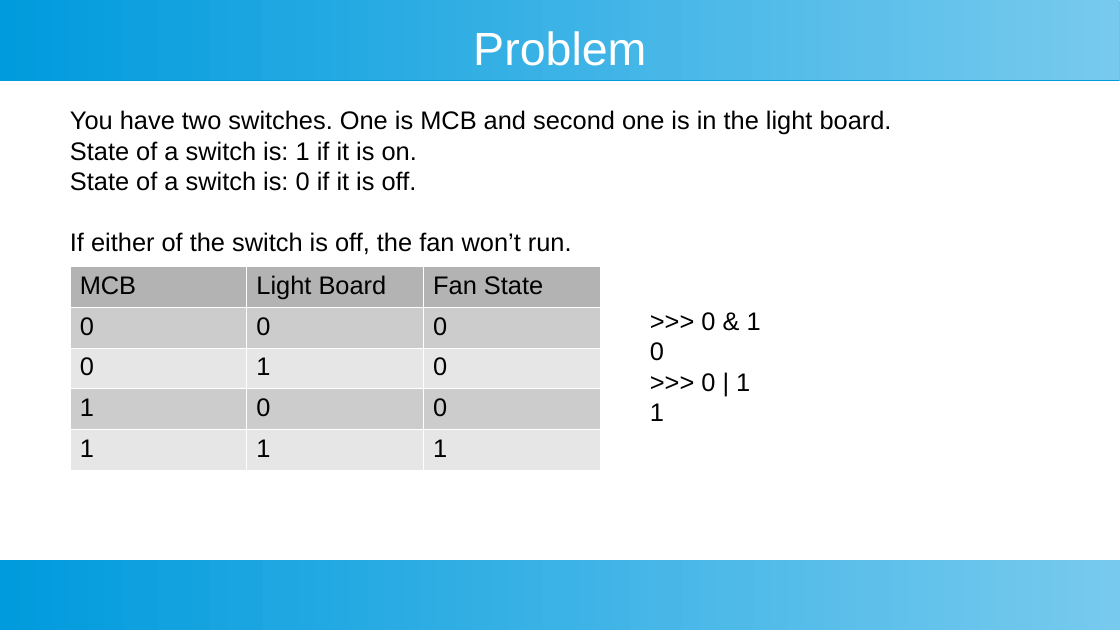
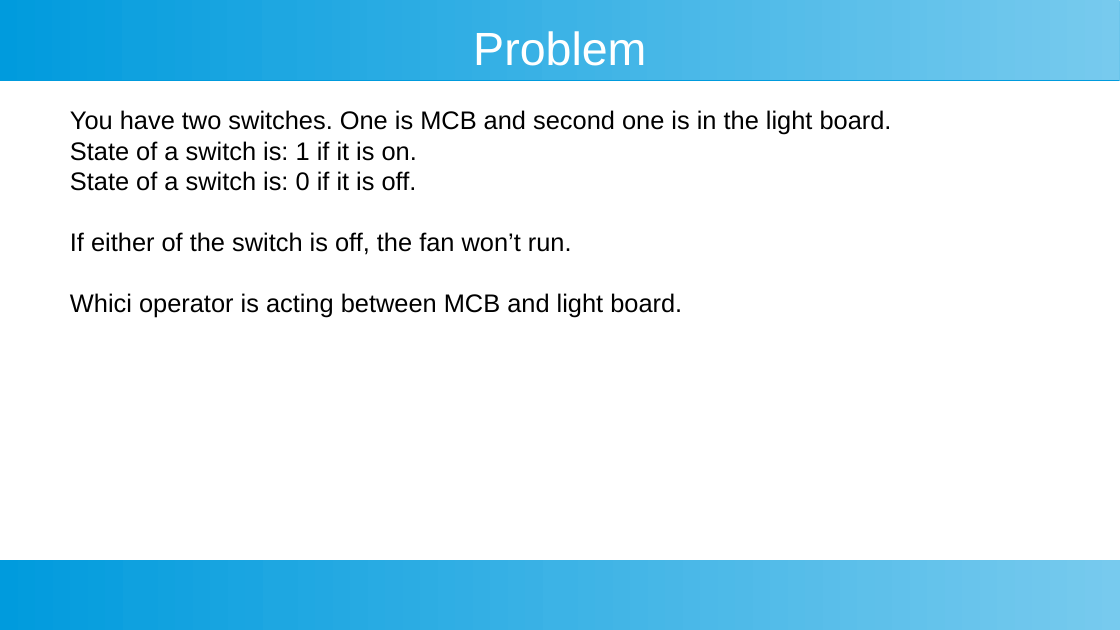
Before and after one commit to ashishjain1547/public_lessons_in_python, a slide deck: slide 23 of Ch 2 - Variable Declaration and Operators/Operators in Python.odp (slide 21 before the commit). Drawn at 1120x630 pixels with LibreOffice and Linux fonts; fonts in the diff are those of the drawing. Boxes give left, top, right and bottom in pixels: in the first picture for what was removed or moved away, otherwise in the second. Text is boxed around its words. In the diff, an @@ line names an element or a change of style, - is before the commit and + after.

```diff
--- a/Ch 2 - Variable Declaration and Operators/Operators in Python.odp
+++ b/Ch 2 - Variable Declaration and Operators/Operators in Python.odp
@@ table removed at [70,266,601,461], 5 rows, 3 columns @@
-MCB | Light Board | Fan State
-0 | 0 | 0
-0 | 1 | 0
-1 | 0 | 0
-1 | 1 | 1
@@ text at [70,293,682,318]: paragraph added @@
+Whici operator is acting between MCB and light board.
@@ text removed at [650,312,761,421] @@
->>> 0 & 1
-0
->>> 0 | 1
-1
```
Also in this commit, not shown: 3 other slides changed, 5 slides added, 1 slide removed, 48 other files.
